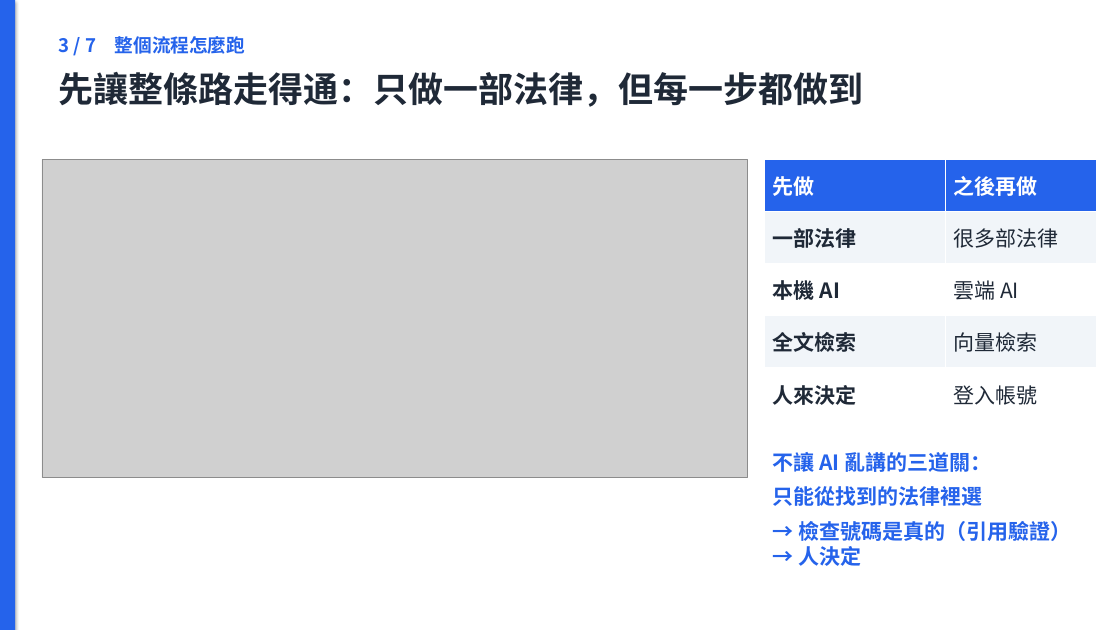
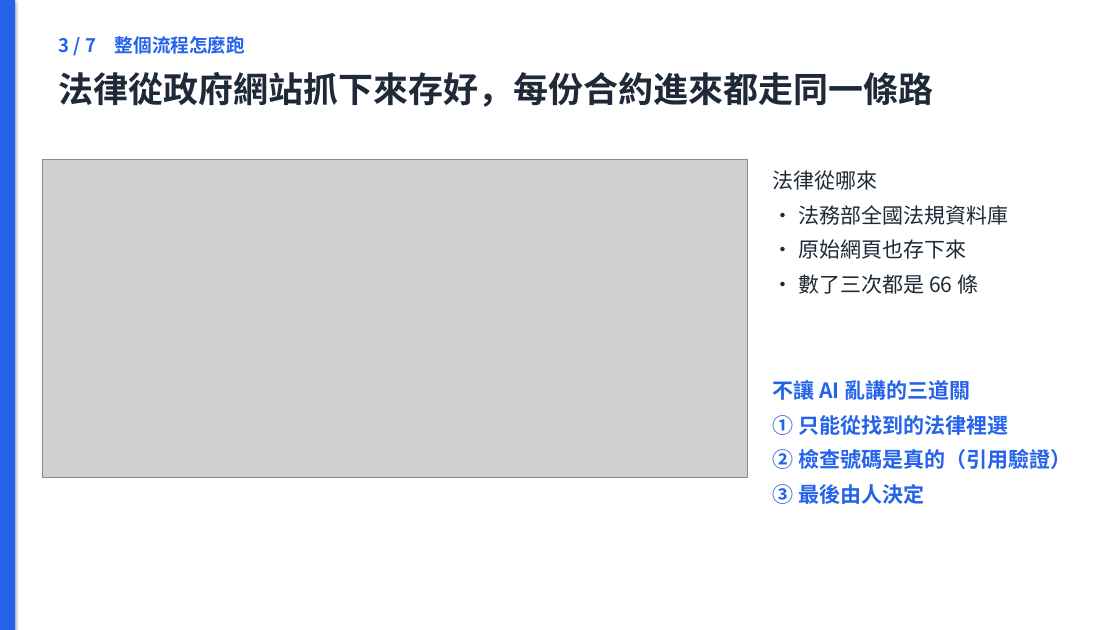
Before and after one commit to jaylooloomi/contract-check, a slide deck: slide 5 of docs/deck/合約外規檢查_簡報.pptx. Drawn at 1120x630 pixels with LibreOffice and Linux fonts; fonts in the diff are those of the drawing; grey boxes stand for pictures. Boxes give left, top, right and bottom in pixels: in the first picture for what was removed or moved away, otherwise in the second. Text is boxed around its words. In the diff, an @@ line names an element or a change of style, - is before the commit and + after.

```diff
--- a/docs/deck/合約外規檢查_簡報.pptx
+++ b/docs/deck/合約外規檢查_簡報.pptx
@@ text at [59,72,934,107]: text changed @@
-先讓整條路走得通：只做一部法律，但每一步都做到
+法律從政府網站抓下來存好，每份合約進來都走同一條路
@@ table removed at [765,160,1096,420], 5 rows, 2 columns @@
-先做 | 之後再做
-一部法律 | 很多部法律
-本機 AI | 雲端 AI
-全文檢索 | 向量檢索
-人來決定 | 登入帳號
@@ text added at [773,170,1008,294], 18 pt, text #1F2937 @@
+法律從哪來
+• 法務部全國法規資料庫
+• 原始網頁也存下來
+• 數了三次都是 66 條
@@ text at [773,380,1071,504]: text changed @@
-不讓 AI 亂講的三道關：
-只能從找到的法律裡選
-→ 檢查號碼是真的（引用驗證）→ 人決定
+不讓 AI 亂講的三道關
+① 只能從找到的法律裡選
+② 檢查號碼是真的（引用驗證）
+③ 最後由人決定
```
Also in this commit, not shown: 6 other slides changed, 4 slides removed, 22 other files.
